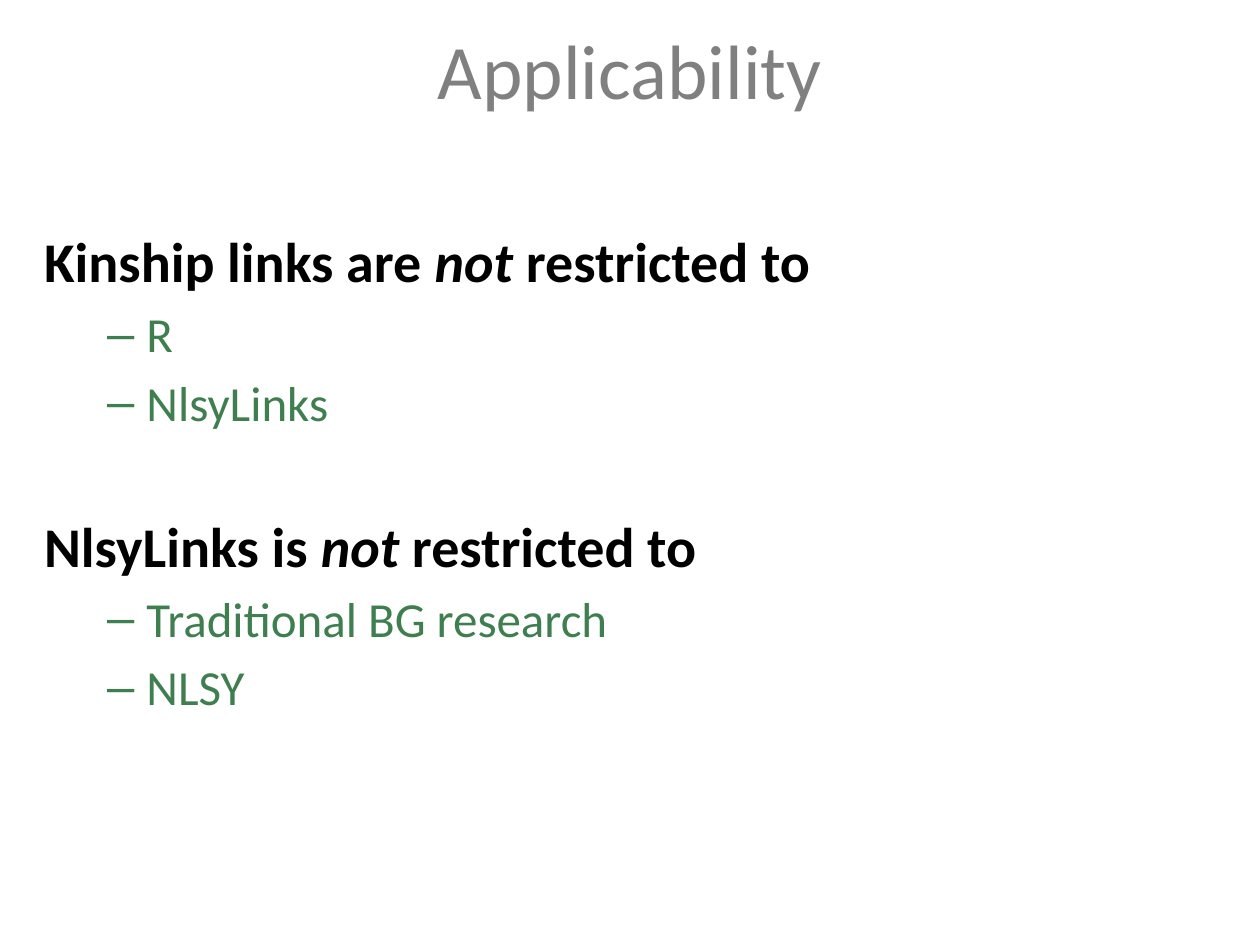
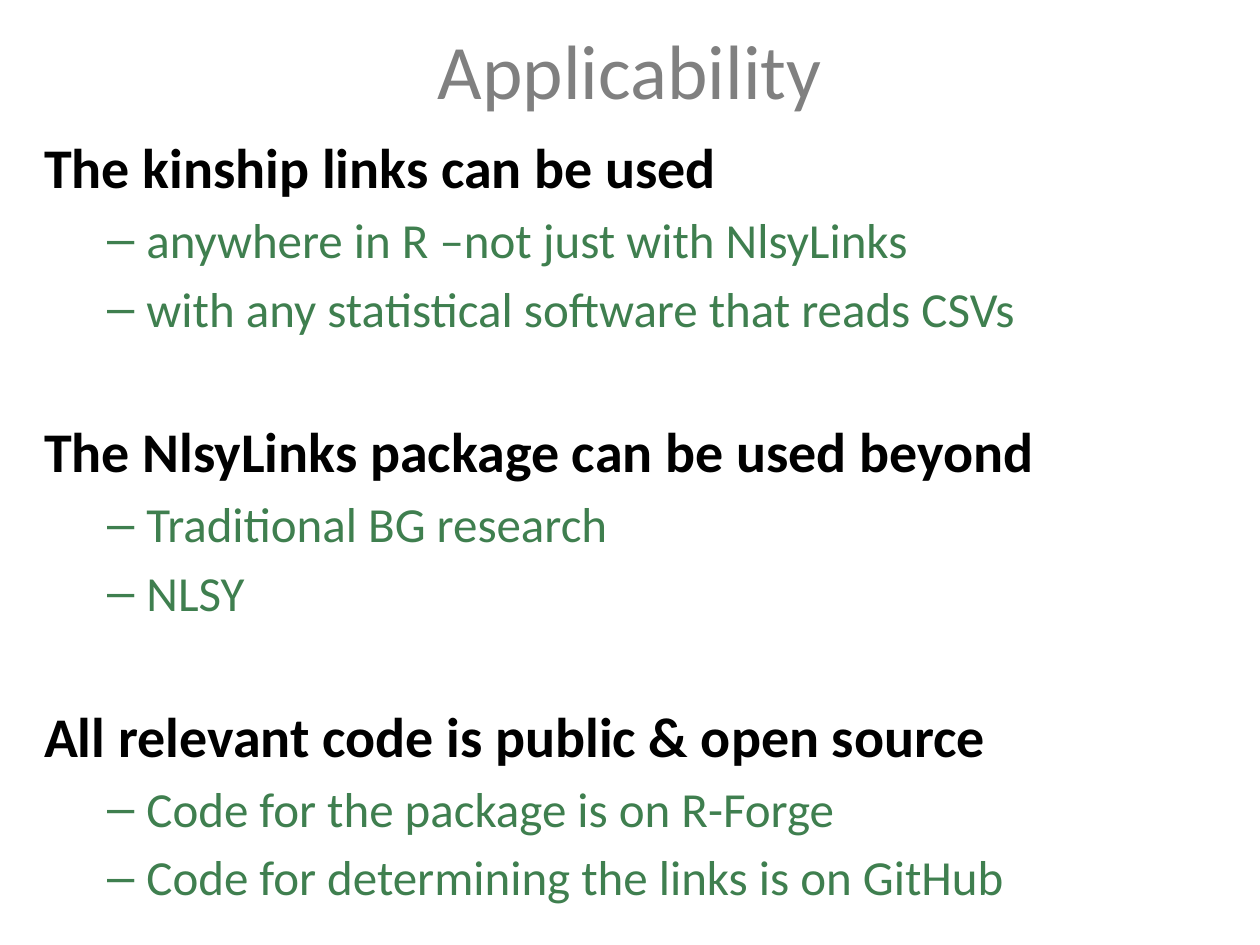
Before and after one commit to LiveOak/NlsyLinksDetermination, a slide deck: slide 25 of Publications/2013France/BeasleyBga2013-NlsyLinks.pptx (slide 24 before the commit). Drawn at 1260x945 pixels with LibreOffice and Linux fonts; fonts in the diff are those of the drawing. Boxes give left, top, right and bottom in pixels: in the first picture for what was removed or moved away, otherwise in the second. Text is boxed around its words. In the diff, an @@ line names an element or a change of style, - is before the commit and + after.

```diff
--- a/Publications/2013France/BeasleyBga2013-NlsyLinks.pptx
+++ b/Publications/2013France/BeasleyBga2013-NlsyLinks.pptx
@@ text "The kinship links can be ...": place and size @@
-text "The kinship links can be ..." at (44, 242, 810, 706)
+text "The kinship links can be ..." at (44, 148, 1034, 904)
@@ text at (44, 148, 1034, 482): text changed; size 32 to 28 pt; text colour #000000 to #3F7F4F; bold off @@
-Kinship links are not restricted to
-  – R
-  – NlsyLinks
-NlsyLinks is not restricted to
+The kinship links can be used
+  – anywhere in R –not just with NlsyLinks
+  – with any statistical software that reads CSVs
+The NlsyLinks package can be used beyond
@@ text at (44, 717, 1003, 904): paragraphs added @@
+All relevant code is public & open source
+  – Code for the package is on R-Forge
+  – Code for determining the links is on GitHub
```
Also in this commit, not shown: 3 other slides changed, 1 slide added.
